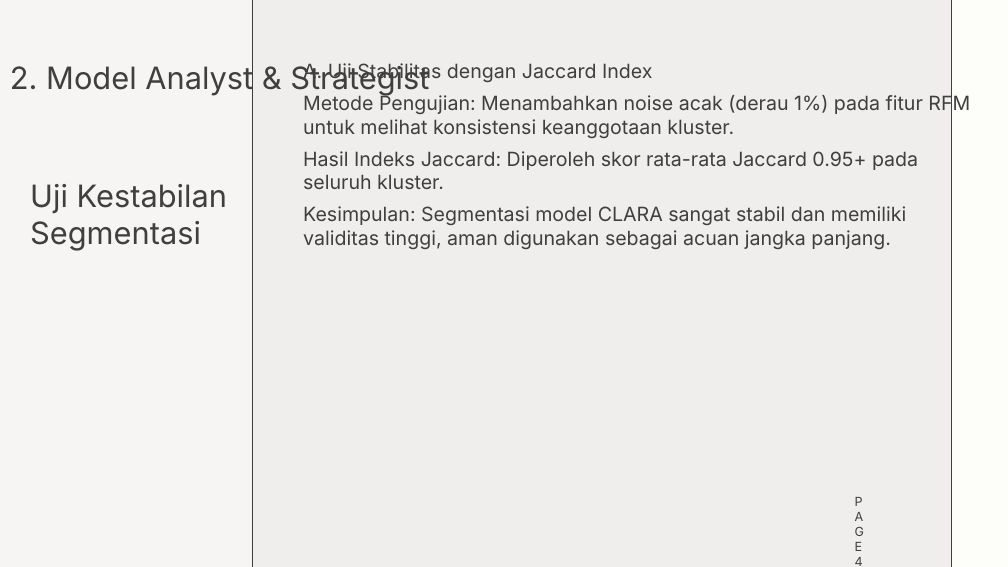
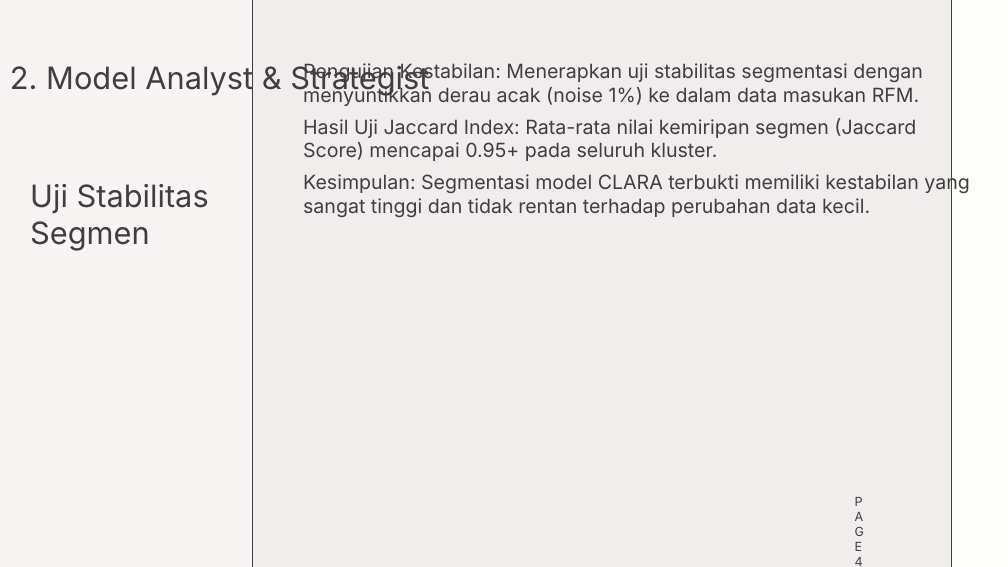
Before and after one commit to chilmi89/e_commerce_olist, a slide deck: slide 4 of 0023_studi_kasus1_materi_4_achmad_chilmi.pptx. Drawn at 1008x567 pixels with LibreOffice and Linux fonts; fonts in the diff are those of the drawing. Boxes give left, top, right and bottom in pixels: in the first picture for what was removed or moved away, otherwise in the second. Text is boxed around its words. In the diff, an @@ line names an element or a change of style, - is before the commit and + after.

```diff
--- a/0023_studi_kasus1_materi_4_achmad_chilmi.pptx
+++ b/0023_studi_kasus1_materi_4_achmad_chilmi.pptx
@@ text at [303,63,969,217]: text changed @@
-A. Uji Stabilitas dengan Jaccard Index
-Metode Pengujian: Menambahkan noise acak (derau 1%) pada fitur RFM untuk melihat konsistensi keanggotaan kluster.
-Hasil Indeks Jaccard: Diperoleh skor rata-rata Jaccard 0.95+ pada seluruh kluster.
-Kesimpulan: Segmentasi model CLARA sangat stabil dan memiliki validitas tinggi, aman digunakan sebagai acuan jangka panjang.
+Pengujian Kestabilan: Menerapkan uji stabilitas segmentasi dengan menyuntikkan derau acak (noise 1%) ke dalam data masukan RFM.
+Hasil Uji Jaccard Index: Rata-rata nilai kemiripan segmen (Jaccard Score) mencapai 0.95+ pada seluruh kluster.
+Kesimpulan: Segmentasi model CLARA terbukti memiliki kestabilan yang sangat tinggi dan tidak rentan terhadap perubahan data kecil.
@@ text at [30,184,209,251]: text changed @@
-Uji Kestabilan Segmentasi
+Uji Stabilitas Segmen
```
Also in this commit, not shown: 3 other slides changed, 1 slide added, 1 other file.
